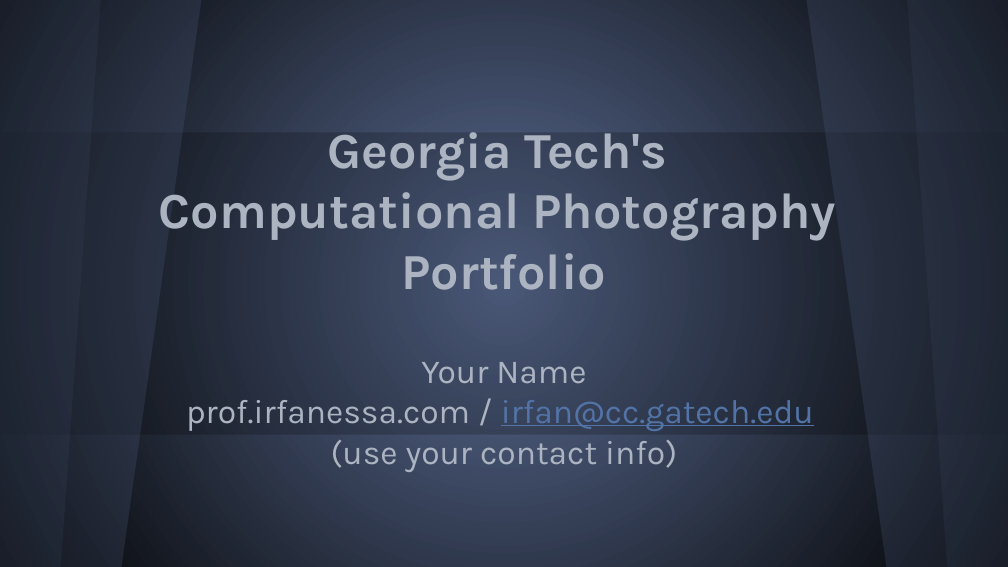
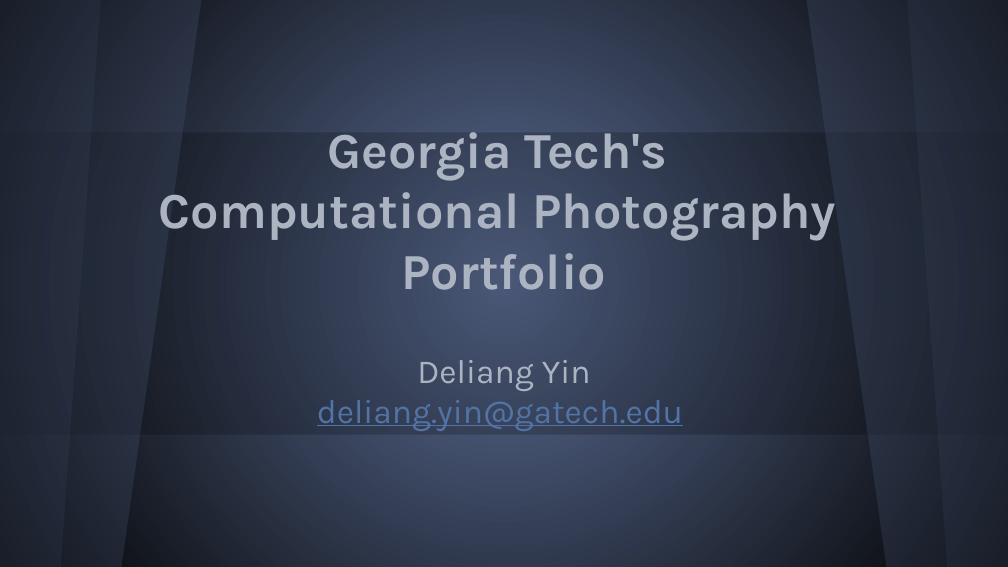
Before and after one commit to depu0217/portfolio, a slide deck: slide 1 of Final Portfolio - Template.pptx. Drawn at 1008x567 pixels with LibreOffice and Linux fonts; fonts in the diff are those of the drawing. Boxes give left, top, right and bottom in pixels: in the first picture for what was removed or moved away, otherwise in the second. Text is boxed around its words. In the diff, an @@ line names an element or a change of style, - is before the commit and + after.

```diff
--- a/Final Portfolio - Template.pptx
+++ b/Final Portfolio - Template.pptx
@@ subtitle at box(317, 360, 683, 431): text changed; text colour #ACB4C2 to #5173A5 @@
-Your Name
-prof.irfanessa.com / irfan@cc.gatech.edu
-(use your contact info)
+Deliang Yin
+deliang.yin@gatech.edu
```
Also in this commit, not shown: 1 slide added, 1 slide removed.
